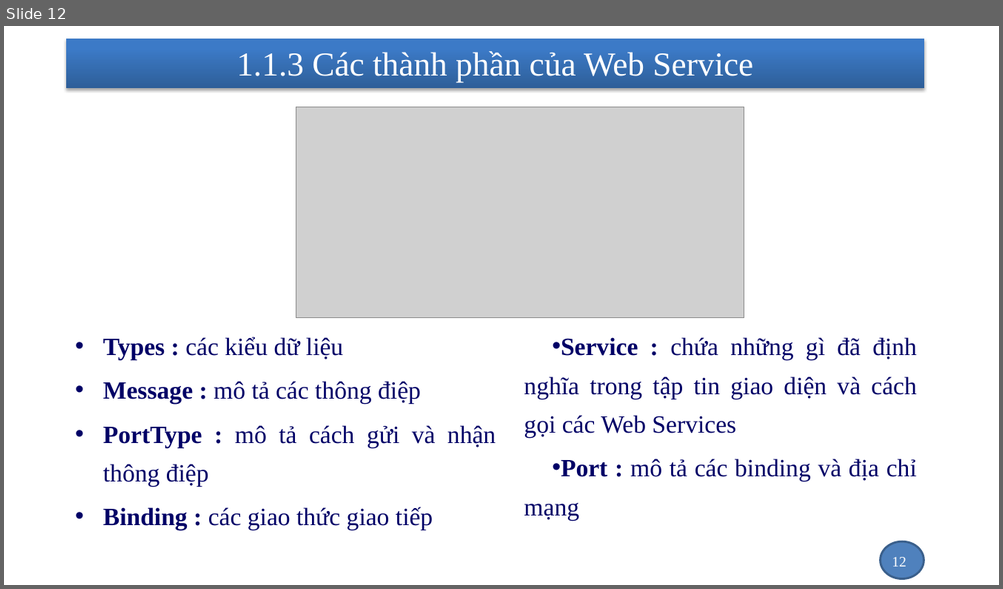
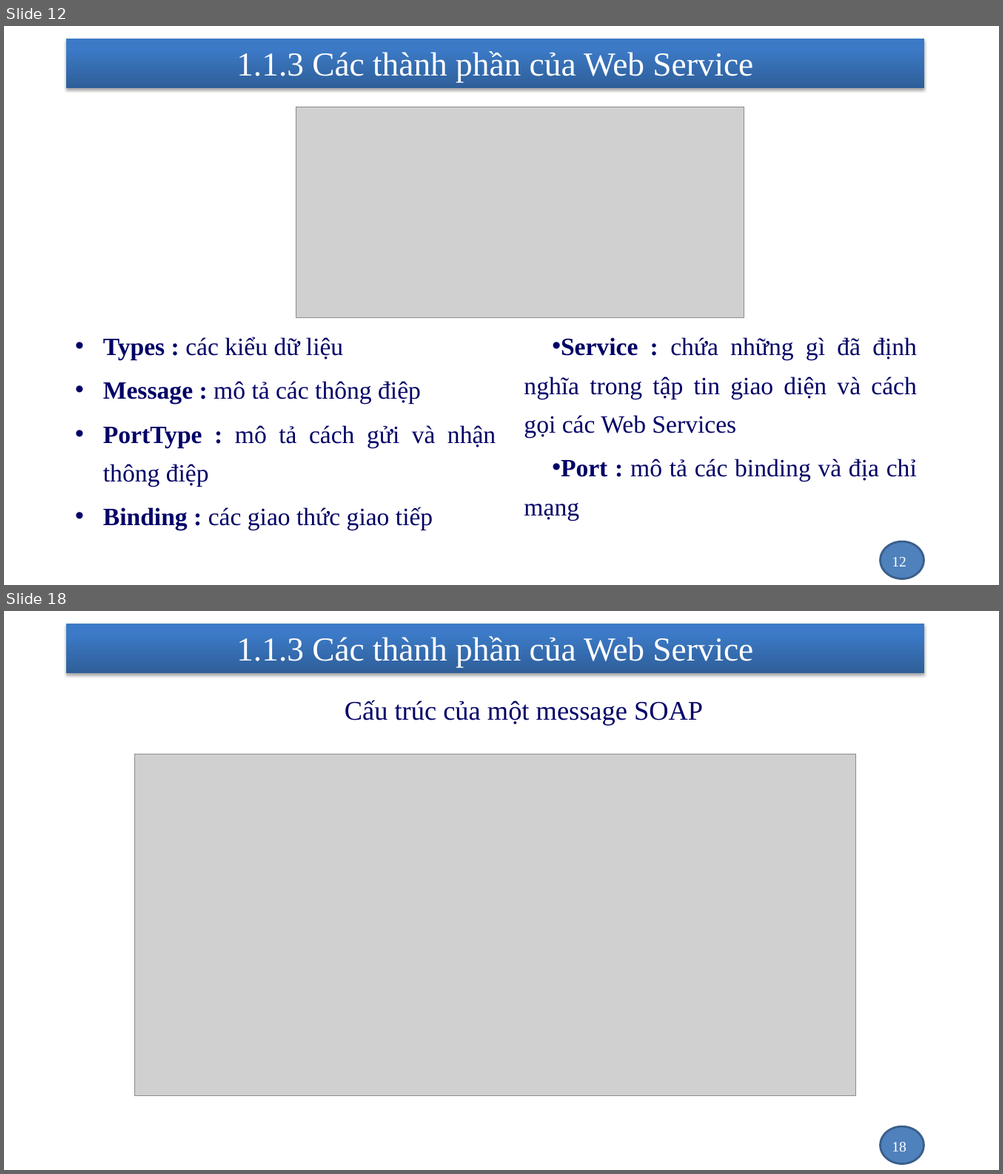
Before and after one commit to nhanhnt/LUANVAN, a slide deck: WORD/luanvan_nhanhnt_ver1.pptx. Shown one above the other, each under a label of ours: slide 12 before the commit, slides 12 and 18 after it; the slides between them are not shown. The pictures are 1003x589 and 1003x1174 pixels, drawn with LibreOffice and Linux fonts; fonts in the diff are those of the drawing; grey boxes stand for pictures; background and template pictures are left out. Boxes give left, top, right and bottom in pixels: in the first picture for what was removed or moved away, otherwise in the second. Text is boxed around its words. In the diff, an @@ line names an element or a change of style, - is before the commit and + after.

```diff
--- a/WORD/luanvan_nhanhnt_ver1.pptx
+++ b/WORD/luanvan_nhanhnt_ver1.pptx
@@ slide 18 added at <box>4,611,999,1170</box>, background picture (left out); not listed: 2 template elements that a slide beside it also shows @@
@@ title added at <box>236,636,753,667</box>, 32.4 pt, text #FFFFFF @@
+1.1.3 Các thành phần của Web Service
@@ text added at <box>344,700,703,725</box>, 26 pt, text #000066 @@
+    Cấu trúc của một message SOAP
@@ picture added at <box>134,755,856,1096</box> @@
@@ page number added at <box>891,1142,906,1152</box>, 14 pt, text #FFFFFF @@
+18
```
Also in this commit, not shown: 2 slides changed, 14 other slides added, 1 other file.
